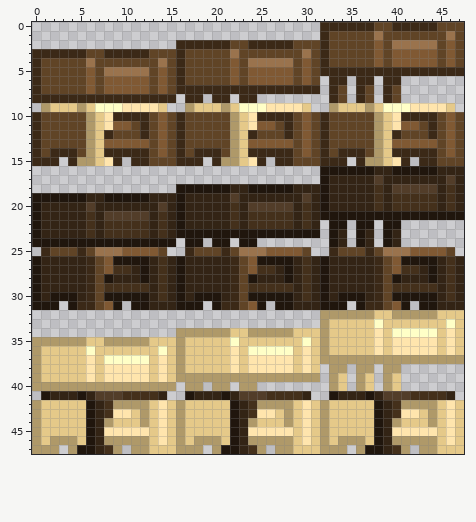
Two states of a pixel-art sprite, objects/chocolateMFM/chocolatechestMFM/chocolatechestMFM.png. The first picture shows the starting point.
The file is 48x48 pixels.
After the commit:
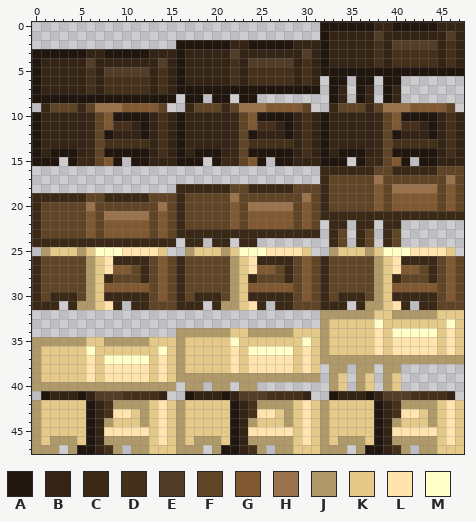
Palette (. is transparent): A #20160d  B #332415  C #3b2917  D #44301b  E #523d29  F #604426  G #805933  H #9a734d  J #af9969  K #e5c989  L #ffe5ad  M #ffffc7
Edits made:
Changed rows in their new state; - is an unchanged pixel.
first column x 0:
 0 --------------------------------AAAAAABBAAAAABBB
 1 --------------------------------ABBBBBEBBBBBBBEB
 2 ----------------AAAAAABBAAAAABBBABBBBBDBEEEEEBDB
 3 AAAAAABBAAAAABBBABBBBBEBBBBBBBEBABBBBBDBDDDDDBDB
 4 ABBBBBEBBBBBBBEBABBBBBDBEEEEEBDBABBBBBDBDDDDDBDB
 5 ABBBBBDBEEEEEBDBABBBBBDBDDDDDBDBAAAAAAAAAAAAAAAA
 6 ABBBBBDBDDDDDBDBABBBBBDBDDDDDBDB-AA-AA-AA-------
 7 ABBBBBDBDDDDDBDBAAAAAAAAAAAAAAAA-AB-AB-AB-------
 8 AAAAAAAAAAAAAAAA-AA-AA-AA--------AB-AB-AB-------
 9 -CFFFCFHHHGGGGF--CFFFCFHHHGGGGF--CFFFCFHHHGGGGF-
10 ABBBBBCFGAAAABDBABBBBBCFGAAAABDBABBBBBCFGAAAABDB
11 ABBBBBCFGDDBABDBABBBBBCFGDDBABDBABBBBBCFGDDBABDB
12 ABBBBBCFABBBABDBABBBBBCFABBBABDBABBBBBCFABBBABDB
13 ABBBBBCFDDDDDBDBABBBBBCFDDDDDBDBABBBBBCFDDDDDBDB
14 ABAAABCFAAAAABDBABAAABCFAAAAABDBABAAABCFAAAAABDB
15 AAA-ACCFGA-AABBBAAA-ACCFGA-AABBBAAA-ACCFGA-AABBB
16 --------------------------------CCCCCCFFCCCCCFFF
17 --------------------------------CFFFFFHFFFFFFFHF
18 ----------------CCCCCCFFCCCCCFFFCFFFFFGFHHHHHFGF
19 CCCCCCFFCCCCCFFFCFFFFFHFFFFFFFHFCFFFFFGFGGGGGFGF
20 CFFFFFHFFFFFFFHFCFFFFFGFHHHHHFGFCFFFFFGFGGGGGFGF
21 CFFFFFGFHHHHHFGFCFFFFFGFGGGGGFGFCCCCCCCCCCCCCCCC
22 CFFFFFGFGGGGGFGFCFFFFFGFGGGGGFGF-CC-CC-CC-------
23 CFFFFFGFGGGGGFGFCCCCCCCCCCCCCCCC-CF-CF-CF-------
24 CCCCCCCCCCCCCCCC-CC-CC-CC--------CF-CF-CF-------
25 -JKKKJKMMMLLLLK--JKKKJKMMMLLLLK--JKKKJKMMMLLLLK-
26 CFFFFFJKLCCCCFGFCFFFFFJKLCCCCFGFCFFFFFJKLCCCCFGF
27 CFFFFFJKLGGFCFGFCFFFFFJKLGGFCFGFCFFFFFJKLGGFCFGF
28 CFFFFFJKCFFFCFGFCFFFFFJKCFFFCFGFCFFFFFJKCFFFCFGF
29 CFFFFFJKGGGGGFGFCFFFFFJKGGGGGFGFCFFFFFJKGGGGGFGF
30 CFCCCFJKCCCCCFGFCFCCCFJKCCCCCFGFCFCCCFJKCCCCCFGF
31 CCC-CJJKLC-CCFFFCCC-CJJKLC-CCFFFCCC-CJJKLC-CCFFF
Pixel boxes of the changes (left, top, right, bottom) in both pictures:
changed: (32, 22, 464, 310)
